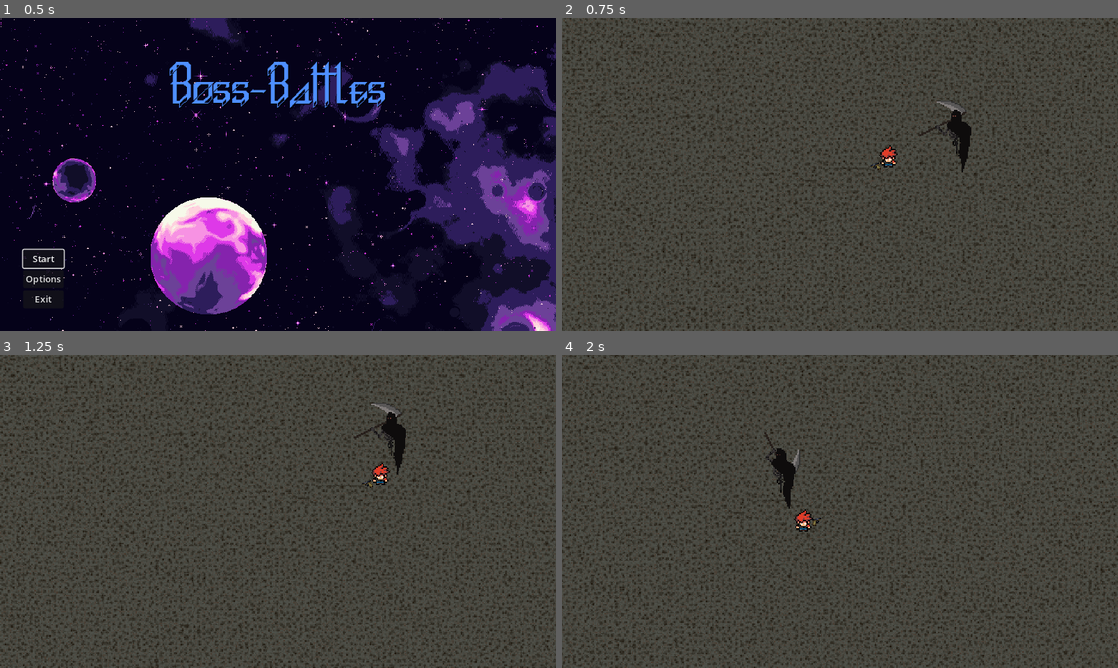
Above: before the commit, frames 1-4 (two rows, left to right).
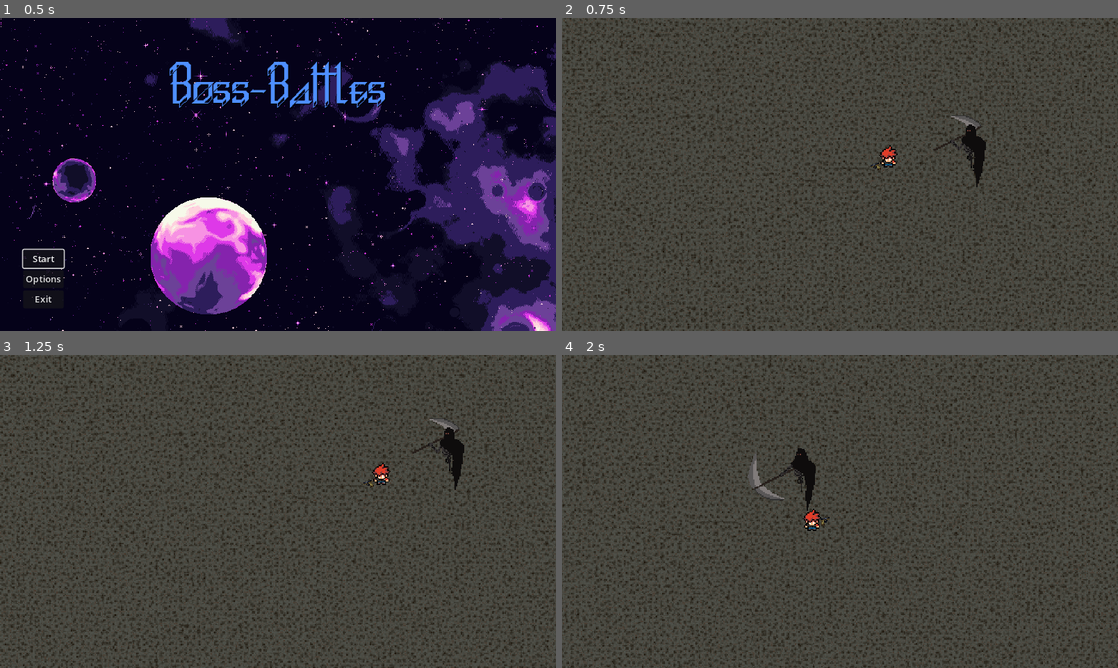
Above: after the commit, the same moments.

Repository: gifcha/boss-battles
Game: Godot game, scene res://scenes/ui/gui_main_menu.tscn
Two runs of this game, one before a commit and one after it. Both use one fixed random seed, a clock stepped at 60 frames per second and the inputs below.
Inputs (mouse positions are in pixels of both pictures, inside the frame that each line leads up to):
- Up to frame 1 (0.5 s): no input
- Up to frame 2 (0.75 s): click "Start" at 0.5 s
- Up to frame 3 (1.25 s): no input
- Up to frame 4 (2 s): tap Enter (ui_accept) at 1.25, 1.52 s; move the mouse to (962, 495) at 1.27 s; hold D (action_right) from 1.28 s (still down); click (962, 495) at 1.35 s

Frame 1 is identical in both runs. In frame 2, 0.8% of the frame differs, in the area x 64-77%, y 26-54%; in frame 3, 1.7%; in frame 4, 16%, in the area x 0-100%, y 0-100%.

Commit message:
death boss attack

Diff:
--- a/scenes/components/bulletComponent/bullet_component.gd
+++ b/scenes/components/bulletComponent/bullet_component.gd
@@ -17,7 +17,7 @@
 func hit(body):
 	if body.owner.has_method("take_damage") and body.owner != source:
 		body.owner.take_damage(damage)
-	queue_free()
+		queue_free()
 
 func playSound(sound: AudioStream):
 	AudioPlayer.stream = sound
--- a/scenes/components/enemy/enemy.gd
+++ b/scenes/components/enemy/enemy.gd
@@ -28,6 +28,7 @@
 
 
 func _process(delta):
+	global_position = $CharacterBody2D.global_position
 	if health < 1:
 		queue_free()
 
--- /dev/null
+++ b/scenes/nodes/boss_death/Attack.gd
@@ -0,0 +1,27 @@
+extends Node2D
+
+@export var attackScene : PackedScene
+@onready var boss = get_parent()
+@onready var attackMarker = $AttackMarker
+@onready var unflippedMarkerPos = attackMarker.position
+
+var attack : Node2D
+
+
+func spawnAttack():
+	attack = Global.spawnScene(attackScene, self)
+	attack.source = boss
+	attack.speed = 0
+	attack.damage = boss.damage
+	attack.global_position = attackMarker.global_position
+
+func deleteAttack():
+	if is_instance_valid(attack):
+		attack.queue_free()
+
+
+func _process(delta):
+	if boss.sprite.flip_h == true:
+		attackMarker.position.x = -unflippedMarkerPos.x
+	else:
+		attackMarker.position.x = unflippedMarkerPos.x
--- a/scenes/nodes/boss_death/Death.gd
+++ b/scenes/nodes/boss_death/Death.gd
@@ -1,18 +1,14 @@
 extends Enemy
 
 @onready var AM = $actionManager
-@onready var attackScene : PackedScene
+@onready var animation = $AnimatedSprite2D/AnimationPlayer
+
+func attack():
+	$Attack.spawnAttack()
+
 
 func _ready():
 	super()
-
-func spawnAttack(x, y):
-	var attack = Global.spawnScene(attackScene, Global.getRootNode(self))
-	attack.source = self
-	attack.speed = 0
-	attack.damage = damage
-	attack.global_position = Vector2(x, y)
-
 
 func _process(delta):
 	super(delta) # izsauc process metodi no Enemy klases
@@ -23,4 +19,4 @@
 	elif AM.currentState == AM.state.move:
 		$movement.path = Navigation.request_path(global_position, Global.player.global_position)
 	elif AM.currentState == AM.state.attack or AM.currentState == AM.state.ability1 or AM.currentState == AM.state.ability2 or AM.currentState == AM.state.ability3:
-		$AnimationPlayer.play("attack")
+		animation.play("attack")
--- a/scenes/nodes/boss_death/Death.tscn
+++ b/scenes/nodes/boss_death/Death.tscn
@@ -1,9 +1,11 @@
-[gd_scene load_steps=10 format=3 uid="uid://i8y4uqe4eywv"]
+[gd_scene load_steps=13 format=3 uid="uid://i8y4uqe4eywv"]
 
 [ext_resource type="PackedScene" uid="uid://bggvj53jyje88" path="res://scenes/components/enemy/enemy.tscn" id="1_jdvsk"]
 [ext_resource type="Script" path="res://scenes/nodes/boss_death/actions.gd" id="2_5wwet"]
 [ext_resource type="Script" path="res://scenes/nodes/boss_death/Death.gd" id="2_6q637"]
 [ext_resource type="SpriteFrames" uid="uid://bxexne3wwu1uj" path="res://scenes/nodes/boss_death/animations.tres" id="4_x6xfk"]
+[ext_resource type="Script" path="res://scenes/nodes/boss_death/Attack.gd" id="5_457qu"]
+[ext_resource type="PackedScene" uid="uid://b6vdot8h7ml2q" path="res://scenes/nodes/boss_death/SwingAttack.tscn" id="6_cwab2"]
 
 [sub_resource type="CircleShape2D" id="CircleShape2D_maanc"]
 
@@ -12,35 +14,96 @@
 
 [sub_resource type="Animation" id="Animation_ymtu1"]
 resource_name = "attack"
+length = 2.0
+step = 0.01
 tracks/0/type = "method"
 tracks/0/imported = false
 tracks/0/enabled = true
-tracks/0/path = NodePath("AnimatedSprite2D")
+tracks/0/path = NodePath("Attack")
 tracks/0/interp = 1
 tracks/0/loop_wrap = true
 tracks/0/keys = {
-"times": PackedFloat32Array(0, 1),
+"times": PackedFloat32Array(0.3, 0.7, 1.35, 1.8),
+"transitions": PackedFloat32Array(1, 1, 1, 1),
+"values": [{
+"args": [],
+"method": &"spawnAttack"
+}, {
+"args": [],
+"method": &"deleteAttack"
+}, {
+"args": [],
+"method": &"spawnAttack"
+}, {
+"args": [],
+"method": &"deleteAttack"
+}]
+}
+tracks/1/type = "value"
+tracks/1/imported = false
+tracks/1/enabled = true
+tracks/1/path = NodePath("AnimatedSprite2D:animation")
+tracks/1/interp = 1
+tracks/1/loop_wrap = true
+tracks/1/keys = {
+"times": PackedFloat32Array(0),
+"transitions": PackedFloat32Array(1),
+"update": 1,
+"values": [&"attack"]
+}
+tracks/2/type = "value"
+tracks/2/imported = false
+tracks/2/enabled = true
+tracks/2/path = NodePath("AnimatedSprite2D:frame")
+tracks/2/interp = 1
+tracks/2/loop_wrap = true
+tracks/2/keys = {
+"times": PackedFloat32Array(0, 2),
 "transitions": PackedFloat32Array(1, 1),
-"values": [{
-"args": [&"attack", 1.0, false],
-"method": &"play"
-}, {
-"args": [&"idle", 1.0, false],
-"method": &"play"
-}]
+"update": 0,
+"values": [0, 13]
 }
 
 [sub_resource type="Animation" id="Animation_vbqo1"]
 resource_name = "idle"
 
+[sub_resource type="Animation" id="Animation_5gcyy"]
+length = 0.001
+tracks/0/type = "value"
+tracks/0/imported = false
+tracks/0/enabled = true
+tracks/0/path = NodePath("AnimatedSprite2D:animation")
+tracks/0/interp = 1
+tracks/0/loop_wrap = true
+tracks/0/keys = {
+"times": PackedFloat32Array(0),
+"transitions": PackedFloat32Array(1),
+"update": 1,
+"values": [&"attack"]
+}
+tracks/1/type = "value"
+tracks/1/imported = false
+tracks/1/enabled = true
+tracks/1/path = NodePath("AnimatedSprite2D:frame")
+tracks/1/interp = 1
+tracks/1/loop_wrap = true
+tracks/1/keys = {
+"times": PackedFloat32Array(0),
+"transitions": PackedFloat32Array(1),
+"update": 0,
+"values": [0]
+}
+
 [sub_resource type="AnimationLibrary" id="AnimationLibrary_jsqws"]
 _data = {
+"RESET": SubResource("Animation_5gcyy"),
 "attack": SubResource("Animation_ymtu1"),
 "idle": SubResource("Animation_vbqo1")
 }
 
 [node name="Death" instance=ExtResource("1_jdvsk")]
 script = ExtResource("2_6q637")
+speed = 25
 actionManager = ExtResource("2_5wwet")
 
 [node name="CollisionShape2D" parent="CharacterBody2D" index="0"]
@@ -57,14 +120,20 @@
 [node name="actionManager" parent="." index="2"]
 script = ExtResource("2_5wwet")
 
-[node name="AnimationPlayer" type="AnimationPlayer" parent="." index="3"]
+[node name="AnimatedSprite2D" parent="." index="3"]
+position = Vector2(3, -33)
+sprite_frames = ExtResource("4_x6xfk")
+animation = &"attack"
+
+[node name="AnimationPlayer" type="AnimationPlayer" parent="AnimatedSprite2D" index="0"]
+root_node = NodePath("../..")
 libraries = {
 "": SubResource("AnimationLibrary_jsqws")
 }
 
-[node name="AnimatedSprite2D" parent="." index="4"]
-position = Vector2(3, -33)
-sprite_frames = ExtResource("4_x6xfk")
-animation = &"attack"
-frame = 13
-frame_progress = 1.0
+[node name="Attack" type="Node2D" parent="." index="4"]
+script = ExtResource("5_457qu")
+attackScene = ExtResource("6_cwab2")
+
+[node name="AttackMarker" type="Marker2D" parent="Attack" index="0"]
+position = Vector2(29, -26)
--- /dev/null
+++ b/scenes/nodes/boss_death/SwingAttack.gd
@@ -0,0 +1,5 @@
+extends BulletComponent
+
+
+func _ready():
+	$hitbox_module.hitbox_entered.connect(hit)
--- /dev/null
+++ b/scenes/nodes/boss_death/SwingAttack.tscn
@@ -0,0 +1,16 @@
+[gd_scene load_steps=4 format=3 uid="uid://b6vdot8h7ml2q"]
+
+[ext_resource type="Script" path="res://scenes/nodes/boss_death/SwingAttack.gd" id="1_cqyht"]
+[ext_resource type="PackedScene" uid="uid://bo7vdegkrlx7f" path="res://scenes/modules/hitboxModule/hitbox_module.tscn" id="2_muh07"]
+
+[sub_resource type="CircleShape2D" id="CircleShape2D_o8ogj"]
+radius = 28.0
+
+[node name="SwingAttack" type="Node2D" node_paths=PackedStringArray("hitbox")]
+script = ExtResource("1_cqyht")
+hitbox = NodePath("hitbox_module")
+
+[node name="hitbox_module" parent="." instance=ExtResource("2_muh07")]
+
+[node name="CollisionShape2D" type="CollisionShape2D" parent="hitbox_module"]
+shape = SubResource("CircleShape2D_o8ogj")
--- a/scenes/nodes/player/CharacterBody2D.gd
+++ b/scenes/nodes/player/CharacterBody2D.gd
@@ -2,6 +2,7 @@
 class_name Player
 
 # movement
+@export var health: int
 @export var movementSpeed: float
 @export var rollSpeed: float
 @export var rollDistance: float
@@ -10,6 +11,9 @@
 
 @onready var animation = $AnimationPlayer
 
+
+func take_damage(damage):
+	health -= damage
 
 func set_global_map():
 	var map = get_world_2d().navigation_map
@@ -22,4 +26,5 @@
 	set_global_map()
 
 func _physics_process(delta):
-	pass
+	if health <= 0:
+		get_tree().quit()
--- a/scenes/nodes/player/player.tscn
+++ b/scenes/nodes/player/player.tscn
@@ -12,6 +12,7 @@
 [ext_resource type="Texture2D" uid="uid://slt4v02e3ca8" path="res://assets/textures/player/Character_Right.png" id="6_ana7r"]
 [ext_resource type="PackedScene" uid="uid://wihysw23ic8p" path="res://scenes/worlds/pause_menu.tscn" id="6_mntmi"]
 [ext_resource type="Texture2D" uid="uid://dqrtuhy7m2plc" path="res://assets/textures/player/Character_Up.png" id="7_0crfe"]
+[ext_resource type="PackedScene" uid="uid://bo7vdegkrlx7f" path="res://scenes/modules/hitboxModule/hitbox_module.tscn" id="13_yrh0c"]
 
 [sub_resource type="Animation" id="Animation_lcy6n"]
 resource_name = "roll"
@@ -214,10 +215,14 @@
 [sub_resource type="CircleShape2D" id="CircleShape2D_ygvgb"]
 radius = 3.60555
 
+[sub_resource type="RectangleShape2D" id="RectangleShape2D_wn72l"]
+size = Vector2(12, 17)
+
 [node name="player" type="CharacterBody2D"]
 motion_mode = 1
 floor_constant_speed = true
 script = ExtResource("2_lhuoy")
+health = 100
 movementSpeed = 50.0
 rollSpeed = 250.0
 rollDelay = 0.5
@@ -267,3 +272,10 @@
 
 [node name="test_gun" parent="Hand" instance=ExtResource("5_e2rmc")]
 position = Vector2(9, 0)
+
+[node name="hitbox_module" parent="." instance=ExtResource("13_yrh0c")]
+
+[node name="CollisionShape2D" type="CollisionShape2D" parent="hitbox_module"]
+position = Vector2(0, 0.5)
+shape = SubResource("RectangleShape2D_wn72l")
+debug_color = Color(0.964706, 0.219608, 0.207843, 0.215686)
--- a/scenes/ui/gui_main_menu.tscn
+++ b/scenes/ui/gui_main_menu.tscn
@@ -6,6 +6,7 @@
 [ext_resource type="Script" path="res://scenes/ui/Stars.gd" id="4_5sagm"]
 [ext_resource type="Texture2D" uid="uid://wa4tpou25l7i" path="res://scenes/ui/planets.png" id="5_d4eoh"]
 [ext_resource type="FontFile" uid="uid://ppdgsrk7v47n" path="res://scenes/ui/DeathMachine.ttf" id="6_mnwuc"]
+[ext_resource type="AudioStream" uid="uid://kdtklgyg0krw" path="res://scenes/ui/main_menu.mp3" id="7_8scfm"]
 
 [node name="Menu" type="Control"]
 layout_mode = 3
@@ -76,6 +77,11 @@
 horizontal_alignment = 1
 vertical_alignment = 1
 
+[node name="AudioStreamPlayer" type="AudioStreamPlayer" parent="."]
+stream = ExtResource("7_8scfm")
+volume_db = -14.0833
+autoplay = true
+
 [connection signal="pressed" from="VBoxContainer/StartButton" to="." method="_on_start_button_pressed"]
 [connection signal="pressed" from="VBoxContainer/OptionsButton" to="." method="_on_options_button_pressed"]
 [connection signal="pressed" from="VBoxContainer/QuitButton" to="." method="_on_quit_button_pressed"]
Not shown: 1 places in scenes/nodes/player/player.tscn that only renumber resources
Not shown: 1 places in scenes/ui/gui_main_menu.tscn that only renumber resources
Not shown, added: scenes/ui/main_menu.mp3.import
Not shown, added: scenes/ui/main_menu.mp3
